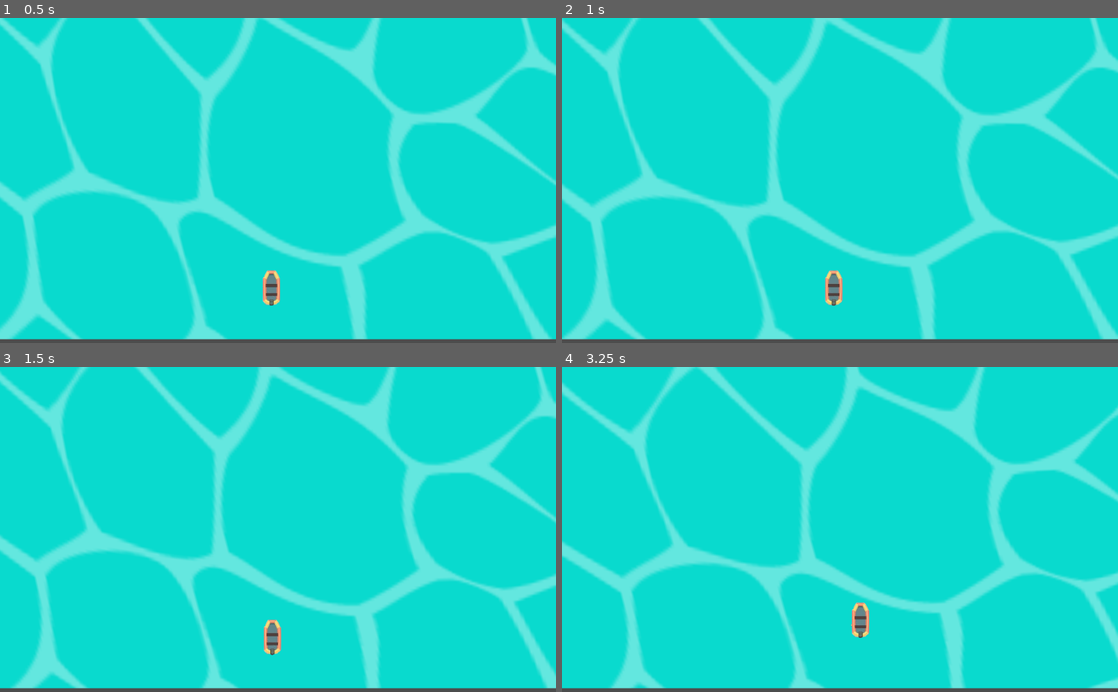
Above: before the commit, frames 1-4 (two rows, left to right).
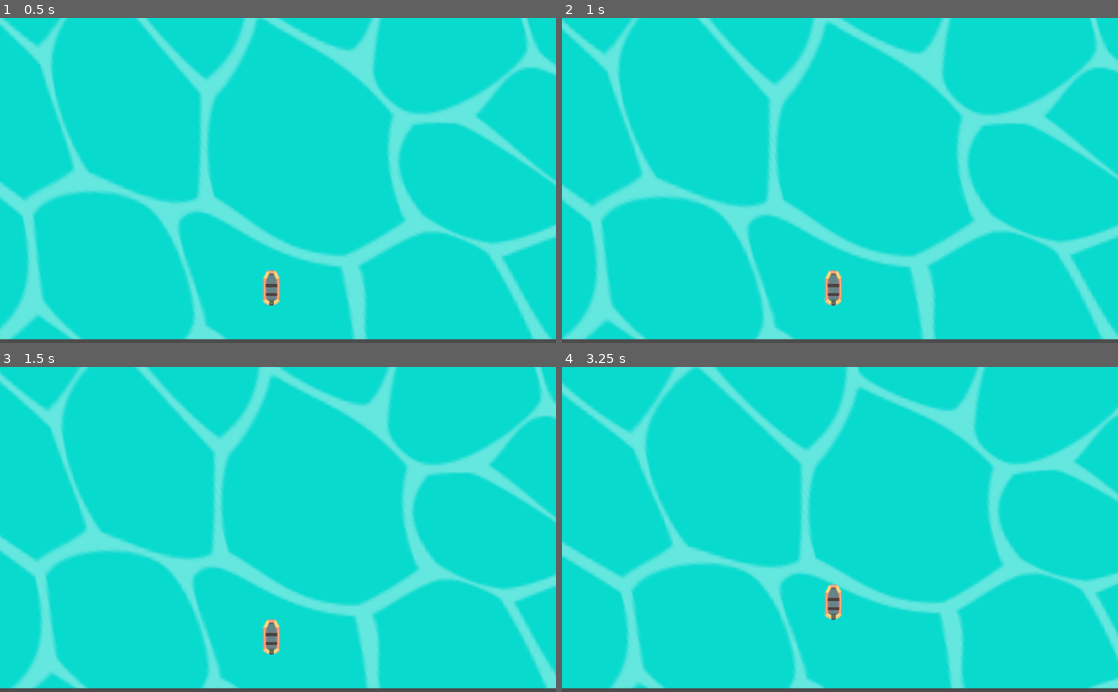
Above: after the commit, the same moments.

Repository: Maxic/KingOfRedVikings
Game: Godot game, scene res://Main.tscn
Same seed, same stepped clock (60 frames per second), same inputs: the game is played once before the commit and once after it.
Inputs:
- Up to frame 1 (0.5 s): no input
- Up to frame 2 (1 s): hold Right (ui_right) from 0.53 s (still down)
- Up to frame 3 (1.5 s): release Right (ui_right) at 1.28 s; hold Down (ui_down) from 1.28 s (still down)
- Up to frame 4 (3.25 s): release Down (ui_down) at 2.03 s; hold Right (ui_right) 2.03-2.78 s; hold Up (ui_up) from 2.78 s (still down)

Frame 1 is identical in both runs. In frame 2, less than 0.1% of the frame differs, in the area x 47-51%, y 77-89%; in frame 3, 0.2%; in frame 4, 0.6%, in the area x 47-56%, y 66-84%.

Commit message:
Dinghy has good enough movement for now :boat:

Diff:
--- a/dinghy.tscn
+++ b/dinghy.tscn
@@ -6,13 +6,6 @@
 [sub_resource type="PhysicsMaterial" id=1]
 friction = 1.112
 rough = true
-
-[sub_resource type="PhysicsMaterial" id=2]
-friction = 5.367
-rough = true
-
-[sub_resource type="RectangleShape2D" id=3]
-extents = Vector2( 3.98788, 6.43831 )
 
 [sub_resource type="CapsuleShape2D" id=4]
 radius = 15.8792
@@ -28,21 +21,7 @@
 gravity_scale = 0.0
 linear_damp = 3.0
 angular_damp = 3.0
-
-[node name="engine" type="RigidBody2D" parent="body"]
-position = Vector2( 0, 33.355 )
-physics_material_override = SubResource( 2 )
-gravity_scale = 0.0
-linear_damp = 3.0
-angular_damp = 3.0
 script = ExtResource( 1 )
-
-[node name="Sprite" type="Sprite" parent="body/engine"]
-scale = Vector2( 0.1, 0.1 )
-texture = ExtResource( 2 )
-
-[node name="CollisionShape2D" type="CollisionShape2D" parent="body/engine"]
-shape = SubResource( 3 )
 
 [node name="Sprite" type="Sprite" parent="body"]
 scale = Vector2( 0.5, 0.5 )
@@ -51,7 +30,3 @@
 [node name="CollisionShape2D" type="CollisionShape2D" parent="body"]
 position = Vector2( 0, -3.32957 )
 shape = SubResource( 4 )
-
-[node name="PinJoint2D" type="PinJoint2D" parent="."]
-node_a = NodePath("../body")
-node_b = NodePath("../body/engine")
--- a/engine.gd
+++ b/engine.gd
@@ -1,8 +1,8 @@
 extends RigidBody2D
 
-export var thrust = 3500
+export var thrust = 3000
 var direction: Vector2 = Vector2(0,0)
-var torque = 500
+var torque = 8000
 
 func _ready():
 	pass
@@ -18,4 +18,8 @@
 		rotation_dir += 1
 	if Input.is_action_pressed("ui_left"):
 		rotation_dir -= 1
-	applied_torque = rotation_dir * torque
+
+	if direction.y != 0:
+		applied_torque = rotation_dir * torque
+	else:
+		applied_torque = 0
Not shown: 1 places in dinghy.tscn that only renumber resources
